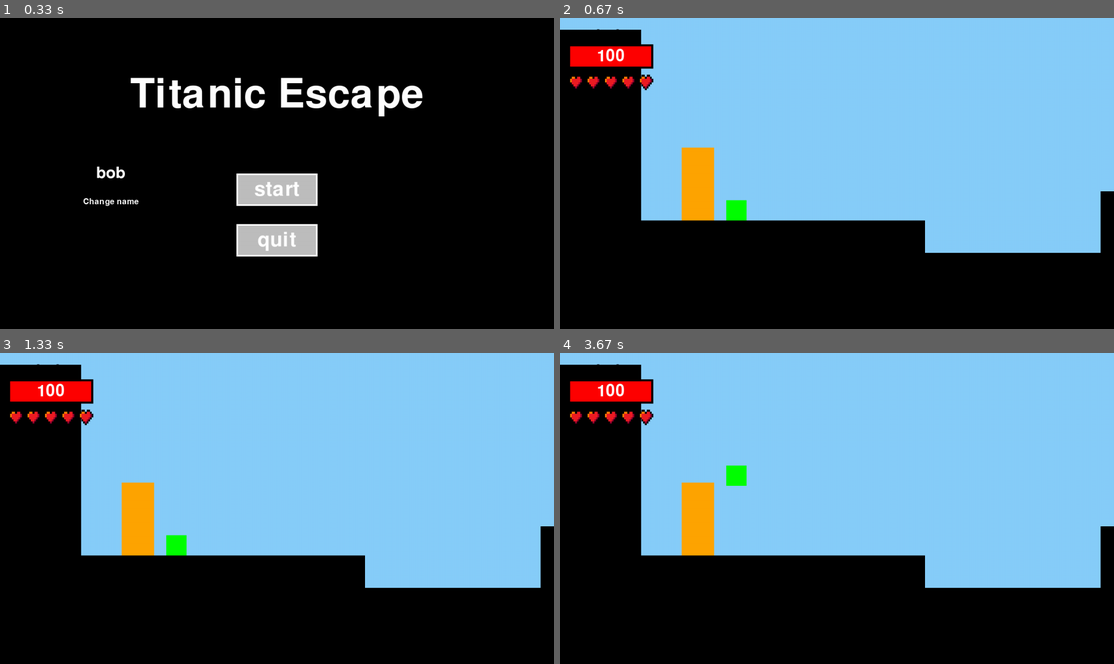
Above: before the commit, frames 1-4 (two rows, left to right).
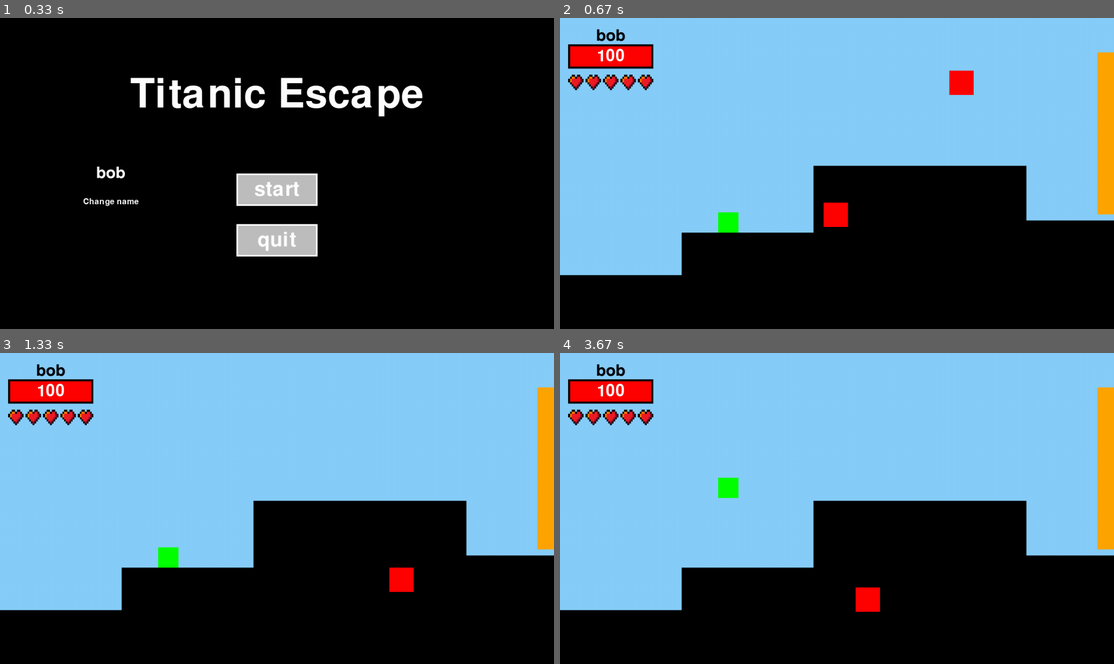
Above: after the commit, the same moments.

Repository: cast-hen/titanic_escape
Game: pygame game, started from main.py
Same seed, same stepped clock (60 frames per second), same inputs: the game is played once before the commit and once after it.
Inputs (mouse positions are in pixels of both pictures, inside the frame that each line leads up to):
- Up to frame 1 (0.33 s): no input
- Up to frame 2 (0.67 s): click (837, 173) at 0.38 s
- Up to frame 3 (1.33 s): tap Enter at 0.67 s
- Up to frame 4 (3.67 s): hold W 1.5-1.97 s; move the mouse to (920, 399) at 1.53 s; hold W from 3.5 s (still down)

Frame 1 is identical in both runs. In frame 2, 26% of the frame differs, in the area x 0-100%, y 3-83%; in frame 3, 26%; in frame 4, 26%, in the area x 0-100%, y 3-84%.

Commit message:
enemy fights in levels toegevoegd. onthoud positie en scene na gevecht.

Diff:
--- a/common.py
+++ b/common.py
@@ -7,7 +7,7 @@
 WIDTH, HEIGHT = pygame.display.get_window_size()
 
 class character:
-    def __init__(self, name, lives, colour, hitpoints, maxHitpoints, moveset, items, heals):
+    def __init__(self, name, lives, colour, hitpoints, maxHitpoints, moveset, items, heals, alive):
         self.name = name
         self.lives = lives
         self.colour = colour
@@ -16,6 +16,9 @@
         self.moveset = moveset
         self.items = items
         self.heals = heals
+        self.alive = alive
+
+
 
     def displayInfo(self):
         pygame.draw.rect(screen, (0, 0, 0, 50), pygame.Rect(20, 65, 210, 60))
@@ -31,6 +34,13 @@
             else:
                 screen.blit(nolifeImage, (20 + 43 * i, 140))
 
+class Game_Manager:
+    def __init__(self, scene, Player_posx, Player_posy):
+        self.scene = 10
+        self.Player_posx = Player_posx
+        self.Player_posy = Player_posy
+
+game_manager = Game_Manager(1, -90, 450)
 
 def menu(name):
     """
--- a/main.py
+++ b/main.py
@@ -18,7 +18,10 @@
 poison = move("poison", "poisons your opponent to \n take damage over time",'')
 lifeSteal = move("life steal", "Damages your opponent \n and gives you 30% \n back as health",'')
 block = move("block", "Blocks your opponents \n next attack",'')
-player = character("bob", 5, (0, 255, 0), 100, 100, [punch, comboPunch], [], 5)
+player = character("bob", 5, (0, 255, 0), 100, 100, [punch, comboPunch], [], 5, True)
+
+
+
 
 
 while running:
@@ -40,6 +43,7 @@
                     state = "Playing"
                     playerObject.xpos += 120
             elif result == "win":
+                encounter.alive = False
                 nieuweAanval = chooseNewAttack([enrage, lifeSteal, block])
                 if type(nieuweAanval) == move:
                     player.moveset.append(nieuweAanval)
--- a/parkour_functies.py
+++ b/parkour_functies.py
@@ -122,14 +122,25 @@
         return TargetPos
 
 #Enemies
-enemyBOB_1 = character("BOB", 1, (255, 255, 0), 100, 100,["punch"], [], 0)
+enemyBOB_1 = character("BOB", 1, (255, 255, 0), 100, 100,["punch"], [], 0, True)
+enemyJAN_1 = character("JAN", 1, (255, 255, 0), 10, 10,["punch"], [], 0, True)
+enemyJANBOB_2 = character("JANBOB", 1, (255, 255, 0), 10, 10,["punch"], [], 0, True)
+enemyBOBJAN_1 = character("BOBJAN", 1, (255, 255, 0), 10, 10,["punch"], [], 0, True)
+enemyBOBBOBBOB_1 = character("BOBBOBBOB", 1, (255, 255, 0), 10, 10,["punch"], [], 0, True)
+enemyBobbie_1 = character("Bobbie", 1, (255, 255, 0), 10, 10,["punch"], [], 0, True)
+enemyWillem_1 = character("Willem", 1, (255, 255, 0), 10, 10,["punch"], [], 0, True)
+enemyAlexander_1 = character("Alexander", 1, (255, 255, 0), 10, 10,["punch"], [], 0, True)
+enemyWillem_Henk_1 = character("Willem-Henk", 1, (255, 255, 0), 10, 10,["punch"], [], 0, True)
+enemyBoze_Janje_1 = character("Boze Jantje", 1, (255, 255, 0), 10, 10,["punch"], [], 0, True)
 
 #All objects
-playerObject = Objects(-90 , 450, 50, 50, 'green', 2, 0, 0, [1], "Player")
+playerObject = Objects(game_manager.Player_posx, game_manager.Player_posy, 50, 50, 'green', 2, 0, 0, [1], "Player")
+
 cube1_1 = Objects(-500, 500, 900, 1500, 'black', 1, 0, 0, [1], "Collider")
 cube1_2 = Objects(400, 580, 570, 950, 'black', 1, 0, 0, [1], "Collider")
 cube1_3 = Objects(833, 428, 600, 2430, 'black', 1, 0, 0, [1], "Collider")
-cube1_4 = Objects(-200, 320, 80, 180, 'orange', 1, 0, 0, [1], enemyBOB_1)
+cube1_Enemy_test = Objects(-200, 320, 80, 180, 'orange', 1, 0, 0, [1], enemyBOB_1)
+cube1_Enemy1 = Objects(1050, 170, 130, 270, 'orange', 1, 0, 0, [1], enemyJAN_1)
 cube1_5 = Objects(-550, 29, 250, 571, 'black', 1, 0, 0, [1], "Collider")
 
 cube2_1 = Objects(461, 581, 412, 500, 'black', 1, 0, 0, [2], "Collider")
@@ -144,6 +155,7 @@
 cube4_4 = Objects(365, 430, 313, 54, 'black', 1, 0, 0, [4], "Collider")
 cube4_5 = Objects(22, 200, 150, 54, 'black', 1, 0, 0, [4], "Collider")
 cube4_6 = Objects(-417, 93, 150, 20, 'black', 1, 0, 0, [4], "Collider")
+cube4_Enemy1 = Objects(1040, -190, 100, 300, 'orange', 1, 0, 0, [4], enemyBOBJAN_1)
 
 cube5_1  = Objects(-500, 130, 218, 1000, 'black', 1, 0, 0, [5], "Collider")
 cube5_2 =  Objects(-326, 400, 284, 500, 'black', 1, 0, 0, [5], "Collider")
@@ -152,6 +164,7 @@
 cube5_5 =  Objects(70, 630, 70, 500, 'black', 1, 0, 0, [5], "Collider")
 cube5_6 = Objects(850, 620, 110, 500, 'black', 1, 0, 0, [5], "Collider")
 cube5_7 = Objects(1223, 400, 200, 500, 'black', 1, 0, 0, [5], "Collider")
+cube5_Enemy1 = Objects(640, -100, 100, 300, 'orange', 1, 0, 0, [5], enemyBOBBOBBOB_1)
 
 cube6_1 = Objects(-500, 410, 200, 700, 'black', 1, 0, 0, [6], "Collider")
 cube6_2 = Objects(-27, 544, 150, 300, 'black', 1, 0, 0, [6], "Collider")
@@ -162,6 +175,7 @@
 cube7_1 = Objects(-500, 415, 300, 500, 'black', 1, 0, 0, [7], "Collider")
 cube7_2 = Objects(35, 650, 830, 300, 'black', 1, 0, 0, [7], "Collider")
 cube7_3 = Objects(1100, 430, 300, 500, 'black', 1, 0, 0, [7], "Collider")
+cube7_Enemy1 = Objects(590, 360, 100, 300, 'orange', 1, 0, 0, [7], enemyBobbie_1)
 
 cube8_1 = Objects(-500, 435, 300, 500, 'black', 1, 0, 0, [8], "Collider")
 cube8_2 = Objects(-206, 525, 540, 400, 'black', 1, 0, 0, [8], "Collider")
@@ -173,6 +187,7 @@
 cube10_3 = Objects(125, 365, 525, 325, 'black', 1, 0, 0, [10], "Collider")
 cube10_4 = Objects(625, 500, 430, 250, 'black', 1, 0, 0, [10], "Collider")
 cube10_5 = Objects(1025, 280, 400, 475, 'black', 1, 0, 0, [10], "Collider")
+cube10_Enemy1 = Objects(825, 85, 100, 400, 'orange', 1, 0, 0, [10], enemyWillem_1)
 
 cube10_6 = Objects(460, 0, 60, 60, 'red', 1, 0, 0, [10], MoveObject((460, -100), (460, 2000), 0.5, 10, False, 100))
 cube10_7 = Objects(1050, 600, 60, 60, 'red', 1, 0, 0, [10], MoveObject((1050, -100), (1050, 2000), 0.4, 10, False, 100))
@@ -181,6 +196,7 @@
 cube11_1 = Objects(-500, 285, 400, 600, 'black', 1, 0, 0, [11], "Collider")
 cube11_2 = Objects(216, 400, 475, 370, 'black', 1, 0, 0, [11], "Collider")
 cube11_3 = Objects(1050, 500, 350, 300, 'black', 1, 0, 0, [11], "Collider")
+cube11_Enemy1 = Objects(485, 93, 100, 300, 'orange', 1, 0, 0, [11], enemyAlexander_1)
 
 cube11_4 = Objects(0, -100, 60, 60, 'red', 1, 0, 0, [11], MoveObject((0, -100), (0, 2000), 1, 10, False, 0))
 cube11_5 = Objects(50, -250, 60, 60, 'red', 1, 0, 0, [11], MoveObject((50, -100), (50, 2000), 1, 10, False, 0))
@@ -202,7 +218,7 @@
 cube12_13_8 = Objects(900, 1000, 50, 50, 'red', 1, 0, 0, [12, 13], MoveObject((900, -100), (900, 2000), 0.55, 10, False, 400))
 cube12_13_9 = Objects(900, 1000, 50, 50, 'red', 1, 0, 0, [12, 13], MoveObject((900, -100), (900, 2000), 0.65, 10, False, 400))
 
-cube13_1 = Objects(-500, 525, 250, 300, 'black', 1, 0, 0, [13], "Collider")
+cube13_1 = Objects(-500, 530, 250, 300, 'black', 1, 0, 0, [13], "Collider")
 cube13_2 = Objects(285, 480, 320, 380, 'black', 1, 0, 0, [13], "Collider")
 cube13_3 = Objects(-50, 360, 150, 500, 'black', 1, 0, 0, [13], "Collider")
 cube13_4 = Objects(910, 380, 500, 400, 'black', 1, 0, 0, [13], "Collider")
@@ -222,26 +238,28 @@
 cube15_2 = Objects(-500, 190, 2000, 250, 'black', 1, 0, 0, [15], "Collider")
 cube15_3 = Objects(-500, 0, 300, 350, 'black', 1, 0, 0, [15], "Collider")
 cube15_4 = Objects(1100, 0, 300, 350, 'black', 1, 0, 0, [15], "Collider")
+cube15_Enemy1 = Objects(69, 440, 100, 400, 'orange', 1, 0, 0, [15], enemyWillem_Henk_1)
+cube15_Enemy2 = Objects(880, 440, 100, 400, 'orange', 1, 0, 0, [15], enemyBoze_Janje_1)
 
 cube15_5 = Objects(400, -500, 50, 50, 'red', 1, 0, 0, [15], MoveObject((400, -100), (400, 190), 4, 10, False, 500))
 cube15_6 = Objects(400, -500, 50, 50, 'red', 1, 0, 0, [15], MoveObject((400, -100), (400, 190), 4.5, 10, False, 500))
 cube15_7 = Objects(400, -500, 50, 50, 'red', 1, 0, 0, [15], MoveObject((400, -100), (400, 190), 5.5, 10, False, 500))
 
 # voeg hier nieuwe platformen to zodat ze collision krijgen.
-platforms = [cube1_1, cube1_2, cube1_3, cube1_4, cube1_5,
+platforms = [cube1_1, cube1_2, cube1_3, cube1_Enemy_test, cube1_Enemy1, cube1_5,
              cube2_1, cube2_1, cube2_2, cube2_3, cube2_4, cube2_5,
-             cube4_1, cube4_2, cube4_3, cube4_4, cube4_5, cube4_6,
-             cube5_1, cube5_2, cube5_3, cube5_4, cube5_5, cube5_6, cube5_7,
+             cube4_1, cube4_2, cube4_3, cube4_4, cube4_5, cube4_6, cube4_Enemy1,
+             cube5_1, cube5_2, cube5_3, cube5_4, cube5_5, cube5_6, cube5_7, cube5_Enemy1,
              cube6_1, cube6_2, cube6_3, cube6_4, cube6_5,
-             cube7_1, cube7_2, cube7_3,
+             cube7_1, cube7_2, cube7_3, cube7_Enemy1,
              cube8_1, cube8_2, cube8_3, cube8_4,
-             cube10_1, cube10_2, cube10_3, cube10_4, cube10_5, cube10_6, cube10_7, cube10_8,
-             cube11_1, cube11_2, cube11_3, cube11_4, cube11_5, cube11_6, cube11_7,
+             cube10_1, cube10_2, cube10_3, cube10_4, cube10_5, cube10_6, cube10_7, cube10_8, cube10_Enemy1,
+             cube11_1, cube11_2, cube11_3, cube11_4, cube11_5, cube11_6, cube11_7, cube11_Enemy1,
              cube12_1, cube12_2, cube12_3, cube12_4,
              cube12_13_1, cube12_13_2, cube12_13_3, cube12_13_4, cube12_13_5, cube12_13_6, cube12_13_7, cube12_13_8, cube12_13_9,
              cube13_1, cube13_2, cube13_3, cube13_4,
              cube14_1, cube14_2, cube14_3, cube14_4, cube14_5, cube14_6, cube14_7, cube14_8, cube14_9,
-             cube15_1, cube15_2, cube15_3,cube15_4, cube15_5, cube15_6, cube15_7]
+             cube15_1, cube15_2, cube15_3,cube15_4, cube15_5, cube15_6, cube15_7, cube15_Enemy1, cube15_Enemy2]
 
 # Other contstants
 clock = pygame.time.Clock()
@@ -256,15 +274,15 @@
     :return: the new state or the enemy that is encountered
     """
     running = True
-    scene = 1
+    scene = game_manager.scene
     mouseDown = False
     CameraPosx = 0
     RespawnPos = (-900, 450)
-    playerObject.xpos = -90
-    playerObject.ypos = 450
+    playerObject.xpos = game_manager.Player_posx - 20
+    playerObject.ypos = game_manager.Player_posy
     pos1 = (0, 0)
     CollisionGlitch = True
-    InvisibilityFrames = 0
+    InvisibilityFrames = 5
 
     PlayerPos2 = (playerObject.xpos, playerObject.ypos)
     PlayerPos1 = PlayerPos2
@@ -293,6 +311,7 @@
 
 
             PlayerPos2 = (playerObject.xpos, playerObject.ypos)
+
         else:
             PlayerPos2 = (playerObject.xpos, playerObject.ypos)
             PlayerPos1 = PlayerPos2
@@ -306,6 +325,9 @@
                 platform.draw(screen, CameraPosx)
             if type(platform.Type) == MoveObject:
                 (platform.xpos, platform.ypos) = platform.Type.Move((int(platform.xpos), int(platform.ypos)))
+            elif type(platform.Type) == character:
+                if platform.Type.alive == False:
+                    platforms.remove(platform)
         if scene == 1:
             RespawnPos = (270, 450)
             playerObject.draw(screen, CameraPosx)
@@ -354,6 +376,7 @@
             RespawnPos = (-320, 400)
             playerObject.draw(screen, CameraPosx)
         elif scene == 13:
+
             RespawnPos = (-340, 400)
             playerObject.draw(screen, CameraPosx)
         elif scene == 14:
@@ -386,7 +409,9 @@
 
             #returns enemy waarmee je collide
             if type(Collider) == character:
-                return Collider
+                if Collider.alive == True and InvisibilityFrames == 0:
+                    return Collider
+        print(InvisibilityFrames)
 
 
         # verandert camera position
@@ -459,3 +484,5 @@
 
         if InvisibilityFrames > 0:
             InvisibilityFrames -= 1
+        game_manager.scene = scene
+        (game_manager.Player_posx, game_manager.Player_posy) = (playerObject.xpos, playerObject.ypos)
